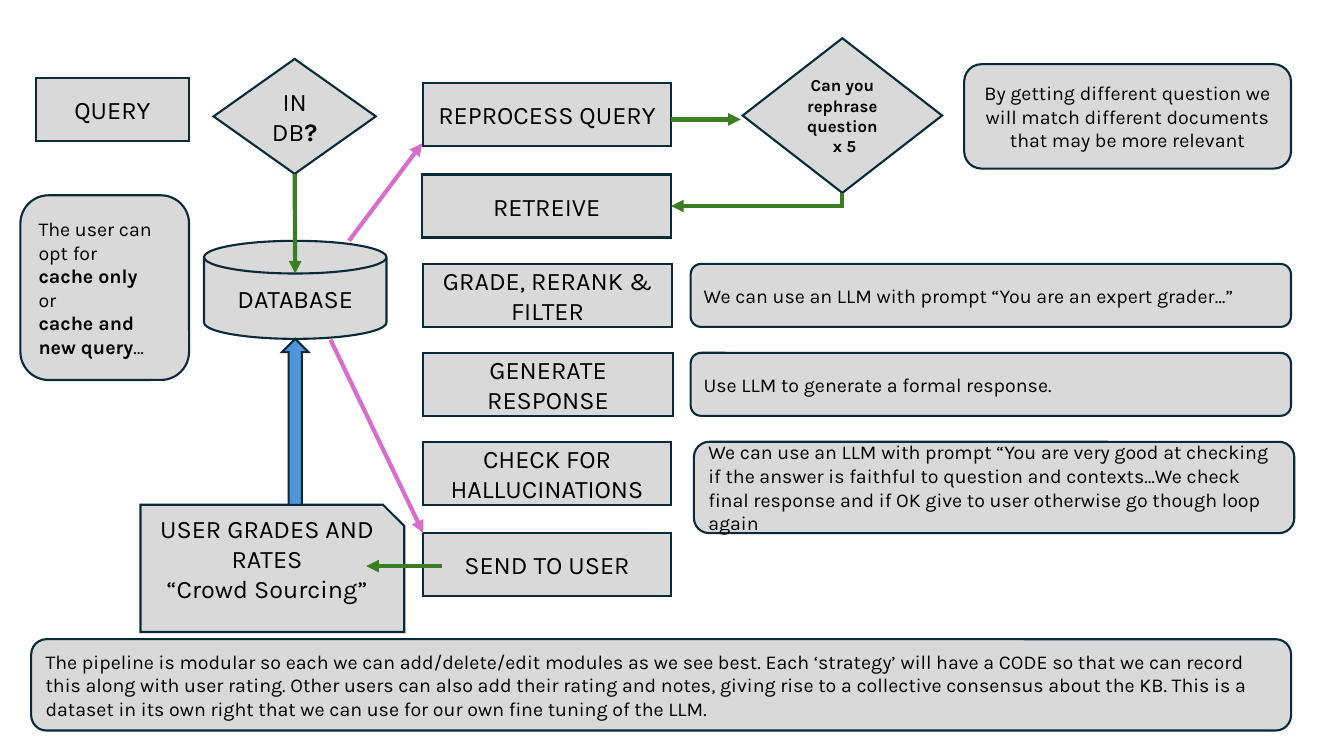
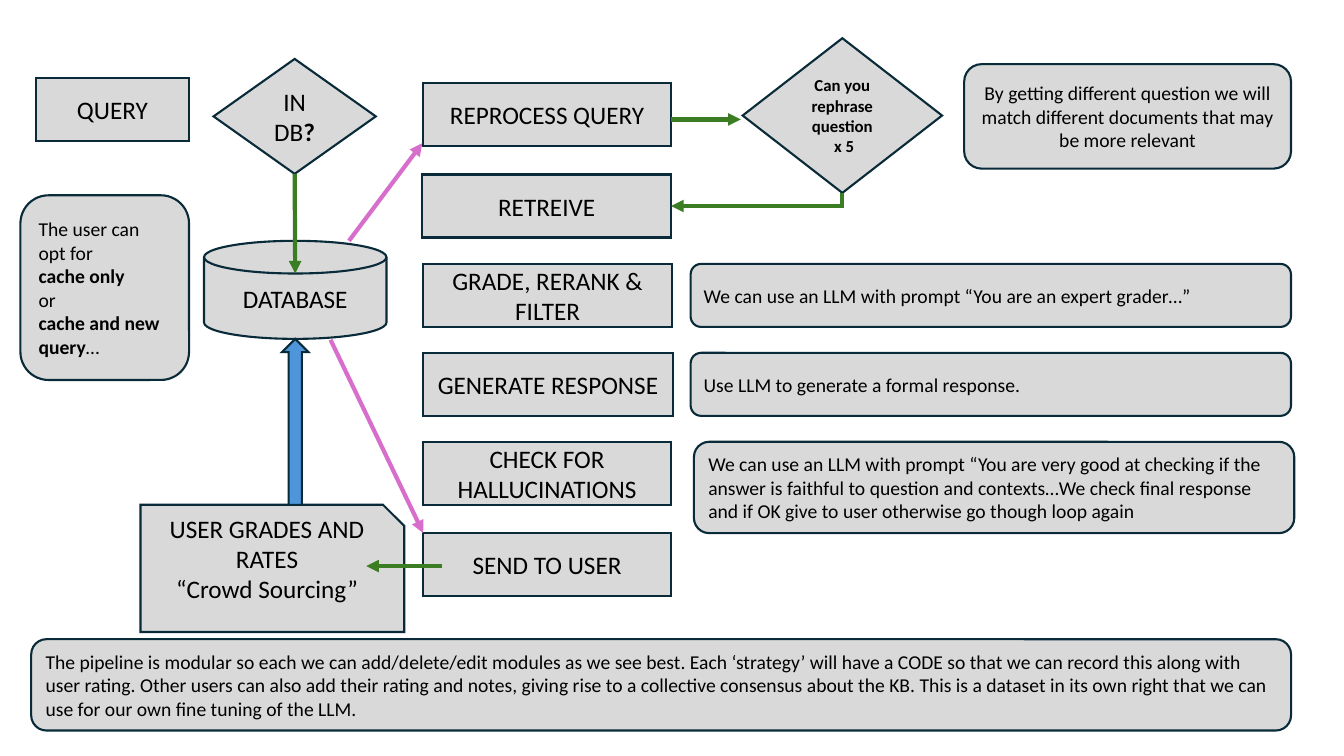
Before and after one commit to Python-Test-Engineer/AI-KB-BOOK, a slide deck: slide 1 of docs/images/rag.pptx. Drawn at 1344x756 pixels with LibreOffice and Linux fonts; fonts in the diff are those of the drawing. Boxes give left, top, right and bottom in pixels: in the first picture for what was removed or moved away, otherwise in the second. Text is boxed around its words. In the diff, an @@ line names an element or a change of style, - is before the commit and + after.

```diff
--- a/docs/images/rag.pptx
+++ b/docs/images/rag.pptx
@@ font Karla to Calibri in 17 elements at (x1=35, y1=78, x2=189, y2=140), (x1=214, y1=58, x2=376, y2=173), (x1=423, y1=264, x2=673, y2=327), (x1=423, y1=84, x2=671, y2=146), (x1=422, y1=174, x2=671, y2=237), (x1=423, y1=442, x2=671, y2=504), (x1=423, y1=353, x2=674, y2=415), (x1=423, y1=533, x2=671, y2=596), (x1=204, y1=241, x2=386, y2=339), (x1=743, y1=38, x2=943, y2=193), (x1=965, y1=65, x2=1292, y2=169), (x1=691, y1=264, x2=1292, y2=327), (x1=694, y1=442, x2=1295, y2=533), (x1=140, y1=505, x2=404, y2=632), (x1=20, y1=196, x2=189, y2=380), (x1=31, y1=639, x2=1292, y2=731), (x1=691, y1=353, x2=1292, y2=415) @@
```
Also in this commit, not shown: 2 slides added, 13 other files.
